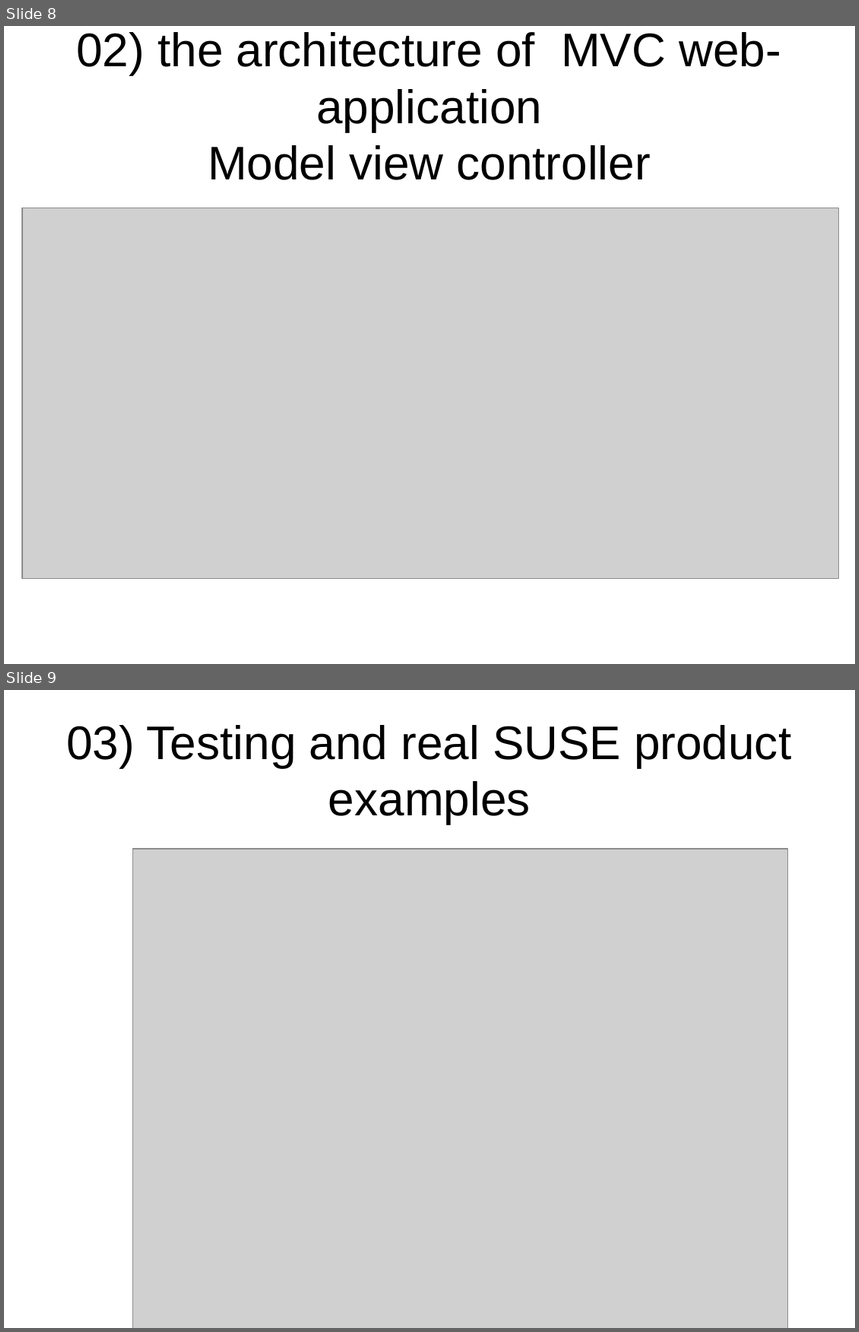
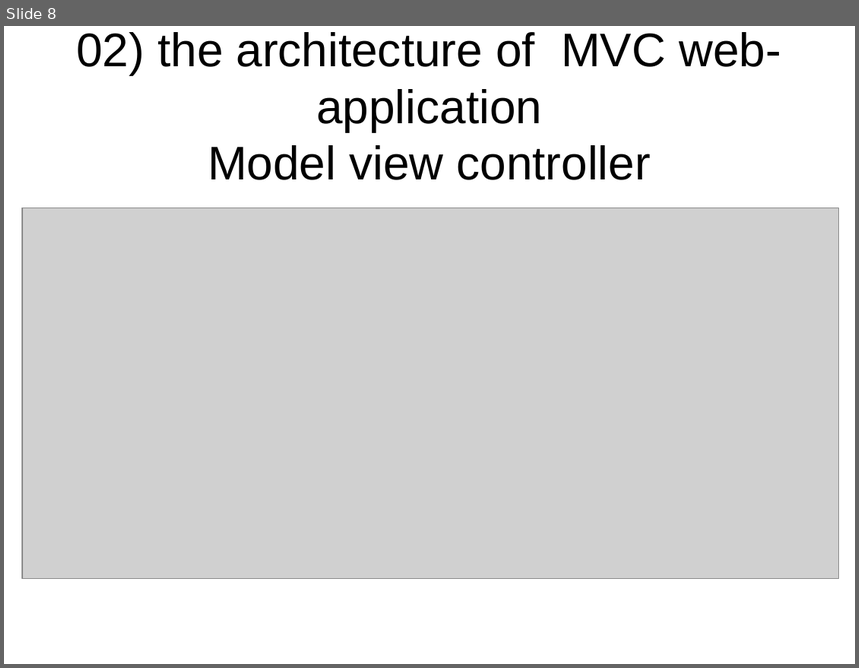
Before and after one commit to MalloZup/presentations, a slide deck: rails/2018/fullstack.odp. Shown one above the other, each under a label of ours: slides 8 and 9 before the commit, slide 8 after it. The pictures are 859x1332 and 859x668 pixels, drawn with LibreOffice and Linux fonts; fonts in the diff are those of the drawing; grey boxes stand for pictures. Boxes give left, top, right and bottom in pixels: in the first picture for what was removed or moved away, otherwise in the second. Text is boxed around its words. In the diff, an @@ line names an element or a change of style, - is before the commit and + after.

```diff
--- a/rails/2018/fullstack.odp
+++ b/rails/2018/fullstack.odp
@@ slide 9 removed at (4,690,855,1328), background #FFFFFF @@
@@ title removed at (66,725,791,825) @@
-03) Testing and real SUSE product examples
@@ picture removed at (133,849,789,1328) @@
```
Also in this commit, not shown: 5 slides changed, 3 slides added, 2 other files.
